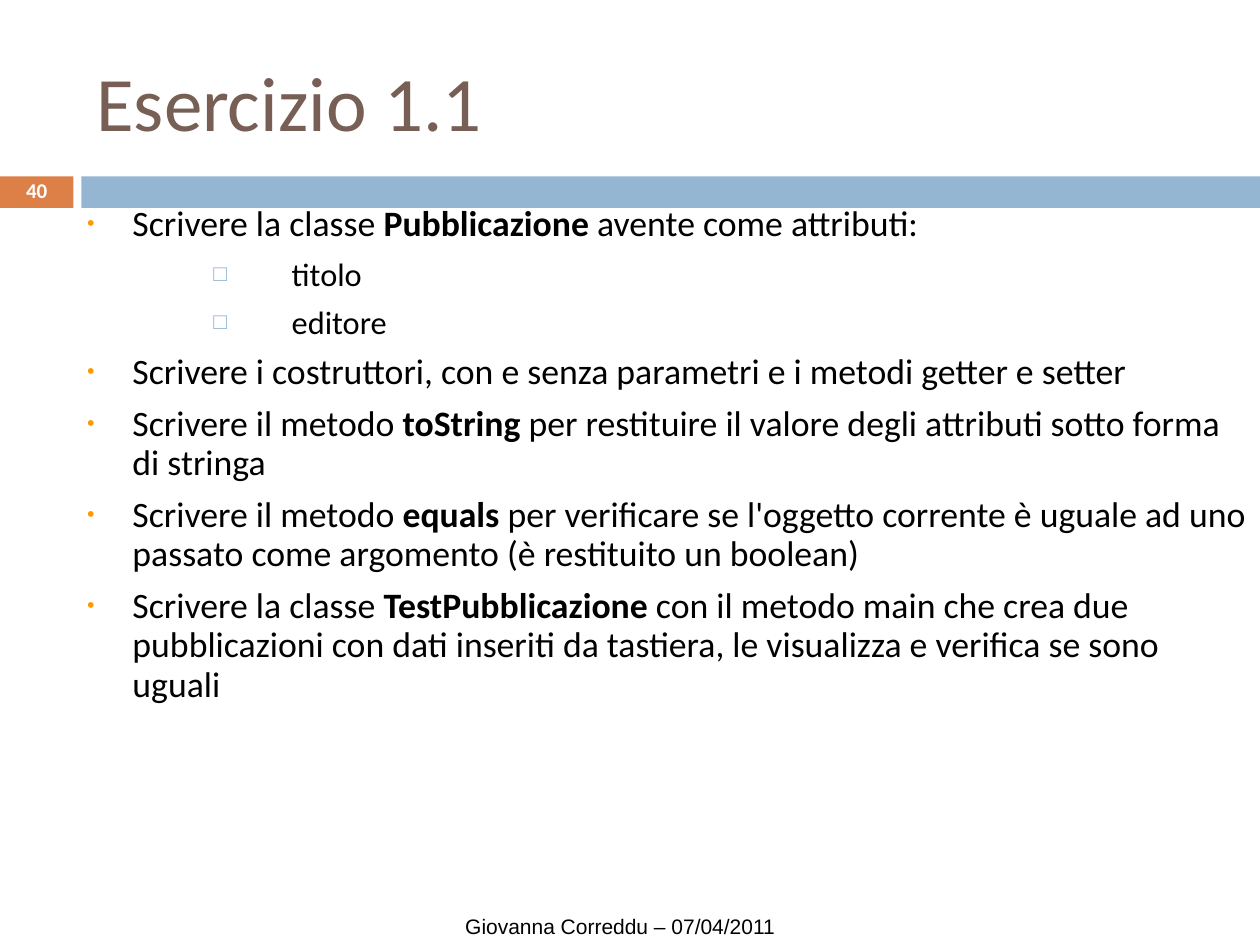
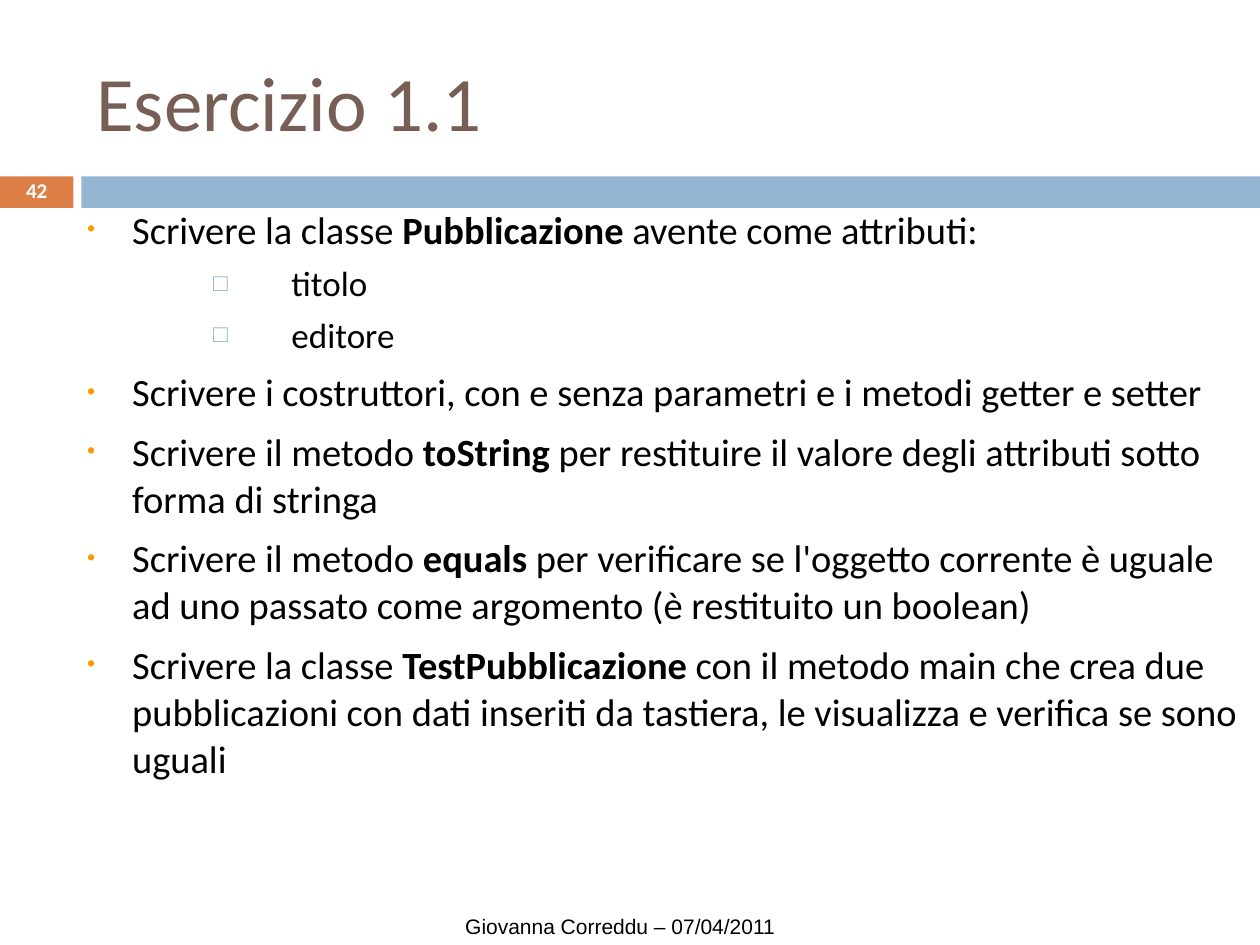
Before and after one commit to piffy/ereditarieta-java, a slide deck: slide 42 of slides/principidellaoop-ereditariet-110410103523-phpapp01.ppt (slide 40 before the commit). Drawn at 1260x945 pixels with LibreOffice and Linux fonts; fonts in the diff are those of the drawing. Boxes give left, top, right and bottom in pixels: in the first picture for what was removed or moved away, otherwise in the second. Text is boxed around its words. In the diff, an @@ line names an element or a change of style, - is before the commit and + after.

```diff
--- a/slides/principidellaoop-ereditariet-110410103523-phpapp01.ppt
+++ b/slides/principidellaoop-ereditariet-110410103523-phpapp01.ppt
@@ page number at bbox=[26, 184, 47, 198]: text changed @@
-40
+42
@@ text "Scrivere la classe Pubblicazione avente ..." at bbox=[132, 217, 1237, 780]: size 20.4 to 22 pt; size 18.5 to 20 pt in "titolo", "editore"; line spacing 0.92 to 1.02 @@
```
Also in this commit, not shown: 18 other slides changed, 2 slides added, 8 other files.
